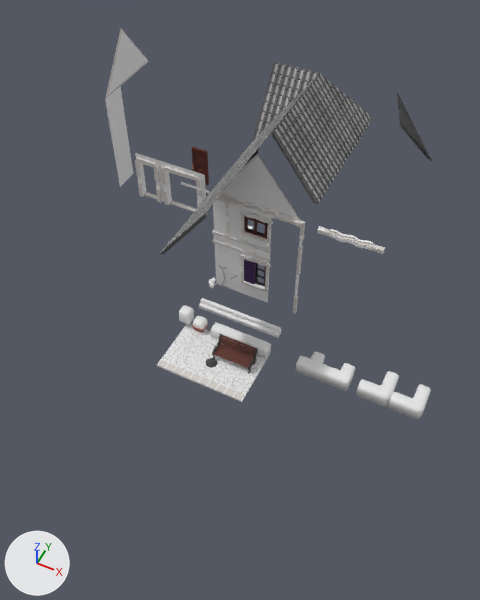
Before and after pictures for a commit that changed the FBX model Assets/Models/World01_Elements.fbx.
Before and after are seen from a 50 mm camera at (12.9, -28.0, 34.2) aimed at (0.6, -3.5, 3.6). Arrows for +X, +Y and +Z are at lower left; the lights stay in place. The older version comes first. Where no turn or scale is listed for an object, it has been applied to the vertices.

The older version as bpy lines, for what is in view:
```python
ob_bush = bpy.data.objects.new('Bush', me_plane_062)
ob_bush.location = (-2.0, -4.1, 0.1)
ob_bushhigh = bpy.data.objects.new('BushHigh', me_plane_063)
ob_bushhigh.location = (-3.0, -4.1, 0.1)
ob_bushline = bpy.data.objects.new('BushLine', me_plane_064)
ob_bushline.location = (0.0, -4.1, 0.1)
ob_bushline_corner = bpy.data.objects.new('BushLine_Corner', me_plane_065)
ob_bushline_corner.location = (10.0, -4.1, 0.1)
ob_bushline_corner_small = bpy.data.objects.new('BushLine_Corner_Small', me_plane_066)
ob_bushline_corner_small.location = (8.0, -4.1, 0.1)
ob_bushline_cornerend = bpy.data.objects.new('BushLine_CornerEnd', me_plane_067)
ob_bushline_cornerend.location = (12.0, -4.1, 0.1)
ob_bushline_end = bpy.data.objects.new('BushLine_End', me_plane_068)
ob_bushline_end.location = (2.0, -4.1, 0.1)
ob_bushline_triangle = bpy.data.objects.new('BushLine_Triangle', me_plane_069)
ob_bushline_triangle.location = (6.0, -4.1, 0.1)
ob_sidewalk_base = bpy.data.objects.new('sidewalk_base', me_plane_071)
ob_sidewalk_base.location = (3.0, -5.75, 0.0)
# also in view: 'H_Wall_Door01_Small' at (-12.0, 6.1, 2.0); 'H_Roof_Corner_In' at (-1.6, 7.4, 10.2); 'H_Wall_Door01' at (-9.0, 6.1, 2.0); 'H_Wall_Triangle' at (0.0, 0.0, 10.0); 'H_Roof' at (-1.6, -3.0, 10.2)
```
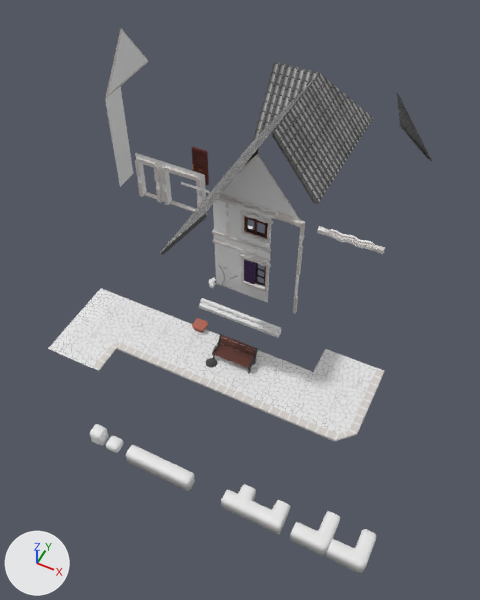
Location of each change, [x1, y1, x2, y2] in pixels of the pictures (480 x 600 px):
```json
{"object": "sidewalk_Angle", "change": "added", "after": [242, 349, 384, 441]}
{"object": "sidewalk_angle_in", "change": "added", "after": [48, 288, 188, 371]}
{"object": "BushLine_CornerEnd", "change": "moved", "before": [387, 384, 431, 419], "after": [326, 529, 376, 573]}
{"object": "BushLine_Corner", "change": "moved", "before": [356, 371, 399, 406], "after": [290, 511, 340, 555]}
{"object": "BushLine_Triangle", "change": "moved", "before": [296, 352, 330, 383], "after": [221, 484, 261, 523]}
{"object": "BushLine_Corner_Small", "change": "moved", "before": [325, 363, 355, 391], "after": [255, 500, 290, 534]}
{"object": "BushLine_End", "change": "moved", "before": [239, 333, 271, 358], "after": [157, 459, 195, 491]}
{"object": "BushLine", "change": "moved", "before": [211, 323, 243, 343], "after": [126, 445, 162, 476]}
{"object": "BushHigh", "change": "moved", "before": [179, 305, 194, 324], "after": [89, 424, 109, 446]}
{"object": "Bush", "change": "moved", "before": [193, 316, 207, 329], "after": [106, 436, 123, 453]}
```

Scene script edits in JSON lines:
```json
{"op": "add", "block": "mat_paving_stones_texture_01_001", "code": ["mat_paving_stones_texture_01_001 = principled_material('paving_stones_texture_01.001')", "mat_paving_stones_texture_01_001.texture = img_paving_stones_texture_01_png"]}
{"op": "add", "block": "mat_stonebricksdark_001", "code": ["mat_stonebricksdark_001 = principled_material('StonebricksDark.001')", "mat_stonebricksdark_001.base_color = (0.8, 0.8, 0.8)  # white #e7e7e7"]}
{"op": "add", "block": "mat_stonebricks_001", "code": ["mat_stonebricks_001 = principled_material('Stonebricks.001')", "mat_stonebricks_001.texture = img_stonebricks_png"]}
{"op": "add", "block": "me_plane_086", "code": ["me_plane_086 = bpy.data.meshes.new('Plane.086')", "me_plane_086.from_pydata(...)  # 276 vertices, 482 faces; spans x 0.0..7.0, y -2.25..3.75, z 0.0..0.15", "# faces by material slot: [49, 187, 246]", "me_plane_086.materials.append(mat_paving_stones_texture_01_001)  # picture img_paving_stones_texture_01_png", "me_plane_086.materials.append(mat_stonebricks_001)  # picture img_stonebricks_png", "me_plane_086.materials.append(mat_stonebricksdark_001)  # white #e7e7e7"]}
{"op": "add", "block": "me_plane_085", "code": ["me_plane_085 = bpy.data.meshes.new('Plane.085')", "me_plane_085.from_pydata(...)  # 133 vertices, 239 faces; spans x -7.0..0.0, y -4.25..1.75, z 0.0..0.15", "# faces by material slot: [80, 111, 48]", "me_plane_085.materials.append(mat_stonebricks)  # picture img_stonebricks_png", "me_plane_085.materials.append(mat_stonebricksdark)  # white #e7e7e7", "me_plane_085.materials.append(mat_paving_stones_texture_01)  # picture img_paving_stones_texture_01_png"]}
{"op": "set", "path": "ob_bushline.location", "old": "(0.0, -4.1, 0.1)", "new": "(0.0, -14.1, 0.1)"}
{"op": "set", "path": "ob_bush.location", "old": "(-2.0, -4.1, 0.1)", "new": "(-2.0, -14.1, 0.1)"}
{"op": "set", "path": "ob_bushline_end.location", "old": "(2.0, -4.1, 0.1)", "new": "(2.0, -14.1, 0.1)"}
{"op": "set", "path": "ob_bushline_corner.location", "old": "(10.0, -4.1, 0.1)", "new": "(10.0, -14.1, 0.1)"}
{"op": "set", "path": "ob_bushhigh.location", "old": "(-3.0, -4.1, 0.1)", "new": "(-3.0, -14.1, 0.1)"}
{"op": "set", "path": "ob_bushline_cornerend.location", "old": "(12.0, -4.1, 0.1)", "new": "(12.0, -14.1, 0.1)"}
{"op": "set", "path": "ob_bushline_triangle.location", "old": "(6.0, -4.1, 0.1)", "new": "(6.0, -14.1, 0.1)"}
{"op": "set", "path": "ob_bushline_corner_small.location", "old": "(8.0, -4.1, 0.1)", "new": "(8.0, -14.1, 0.1)"}
{"op": "add", "block": "ob_sidewalk_angle", "code": ["ob_sidewalk_angle = bpy.data.objects.new('sidewalk_Angle', me_plane_086)", "ob_sidewalk_angle.location = (3.0, -5.75, 0.0)"]}
{"op": "add", "block": "ob_sidewalk_angle_in", "code": ["ob_sidewalk_angle_in = bpy.data.objects.new('sidewalk_angle_in', me_plane_085)", "ob_sidewalk_angle_in.location = (-3.0, -5.75, 0.0)"]}
```
